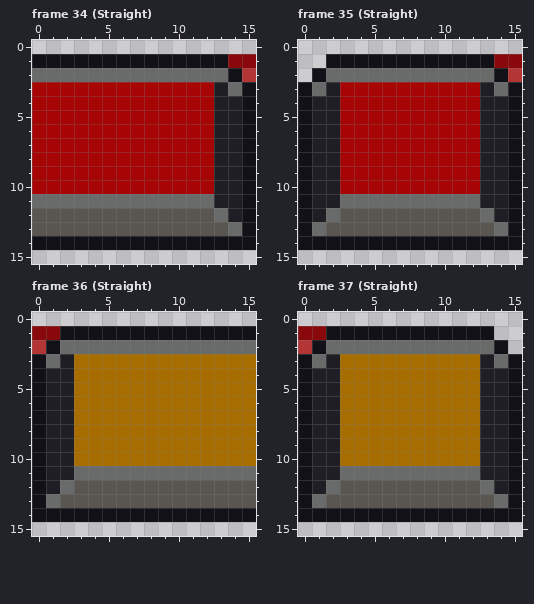
Edited in one commit: pixel-art file (art/conveyors/conveyor.aseprite). The first picture shows the starting point.
16x16 pixels, 73 frames. Colours within 5 levels of each other are drawn and written as one. Shown: frame 34 (Straight), frame 35 (Straight), frame 36 (Straight), frame 37 (Straight). The commit also changed other frames, which this record leaves out.
After:
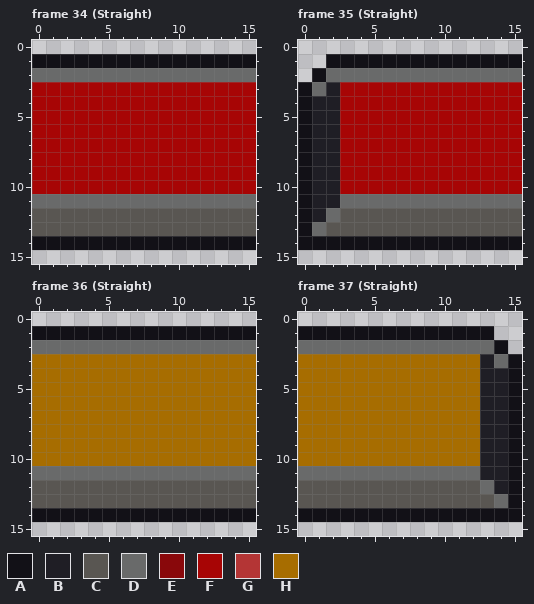
Palette (. is transparent): A #121117  B #1f1e25  C #595652  D #696a6a  E #89080b  F #a70505  G #b43535  H #a76d00
The author wrote: Improve conveyor sprites and underground belt item exit slightly
The edit:
layer "BeltEndOverlay" now hidden
Frame 34 (Straight):
y 1: x 14..15 EE -> AA
y 2: x 14..15 AG -> DD
y 3: x 13..15 BDA -> FFF
y 4..10: x 13..15 BBA -> FFF
y 11: x 13..15 BBA -> DDD
y 12: x 13..15 DBA -> CCC
y 13: x 14..15 DA -> CC
Frame 35 (Straight): the same change as frame 34 (Straight)
Frame 36 (Straight):
y 1: x 0..1 EE -> AA
y 2: x 0..1 GA -> DD
y 3: x 0..2 ADB -> HHH
y 4..10: x 0..2 ABB -> HHH
y 11: x 0..2 ABB -> DDD
y 12: x 0..2 ABD -> CCC
y 13: x 0..1 AD -> CC
Frame 37 (Straight): the same change as frame 36 (Straight)
Boxes around the changes in both pictures, in picture pixels (x1, y1, x2, y2):
changed: (214, 54, 256, 236)
changed: (480, 54, 522, 236)
changed: (32, 326, 74, 508)
changed: (298, 326, 340, 508)
